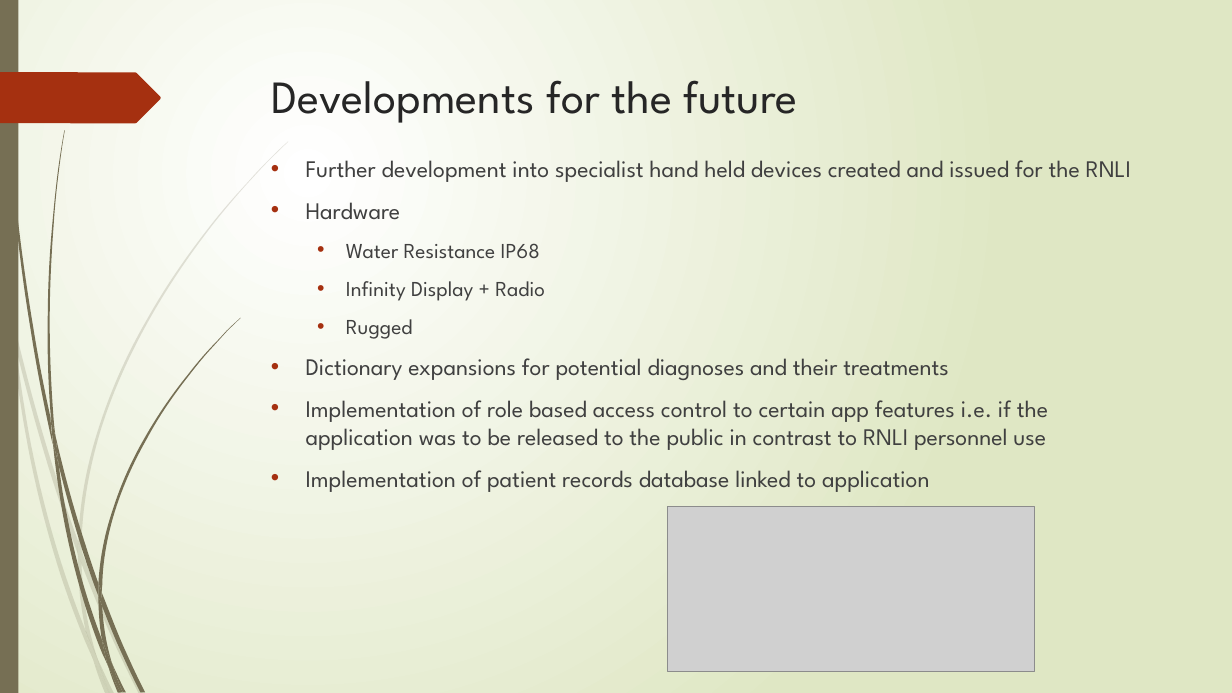
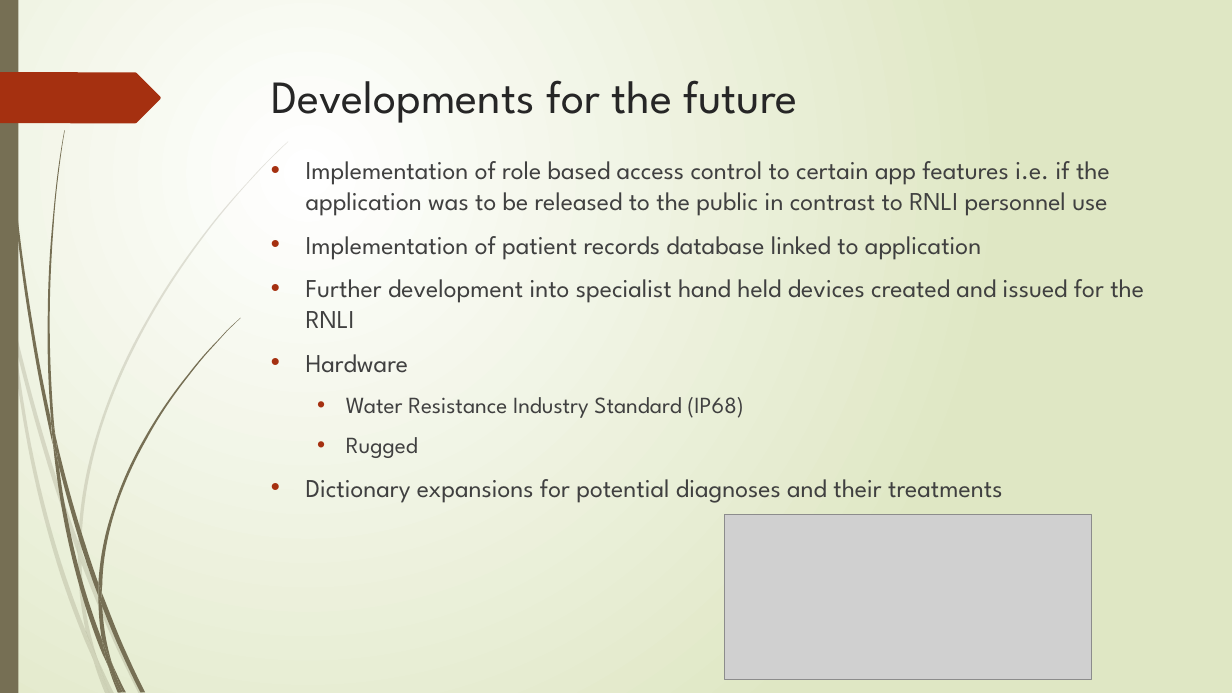
Before and after one commit to bournemouth17/team-5, a slide deck: slide 7 of RNLI.pptx. Drawn at 1232x693 pixels with LibreOffice and Linux fonts; fonts in the diff are those of the drawing; grey boxes stand for pictures. Boxes give left, top, right and bottom in pixels: in the first picture for what was removed or moved away, otherwise in the second. Text is boxed around its words. In the diff, an @@ line names an element or a change of style, - is before the commit and + after.

```diff
--- a/RNLI.pptx
+++ b/RNLI.pptx
@@ text at [306, 161, 1110, 260]: paragraphs added @@
+• Implementation of role based access control to certain app features i.e. if the application was to be released to the public in contrast to RNLI personnel use
+• Implementation of patient records database linked to application
@@ text at [306, 279, 1144, 503]: size 18.5 to 20 pt in "Further development into specialist hand held devices ...", "Hardware", "Dictionary expansions for potential diagnoses and their ..."; size 16.6 to 18 pt in "Rugged" @@
@@ text at [306, 400, 1048, 492]: paragraphs removed @@
-• Implementation of role based access control to certain app features i.e. if the application was to be released to the public in contrast to RNLI personnel use
-• Implementation of patient records database linked to application
@@ text at [346, 397, 743, 418]: text changed; size 16.6 to 18 pt @@
-  • Water Resistance IP68
-  • Infinity Display + Radio
+  • Water Resistance Industry Standard (IP68)
@@ picture: place and size @@
-picture at [668, 506, 1035, 672]
+picture at [725, 515, 1092, 680]
```
Also in this commit, not shown: 3 other slides changed.
